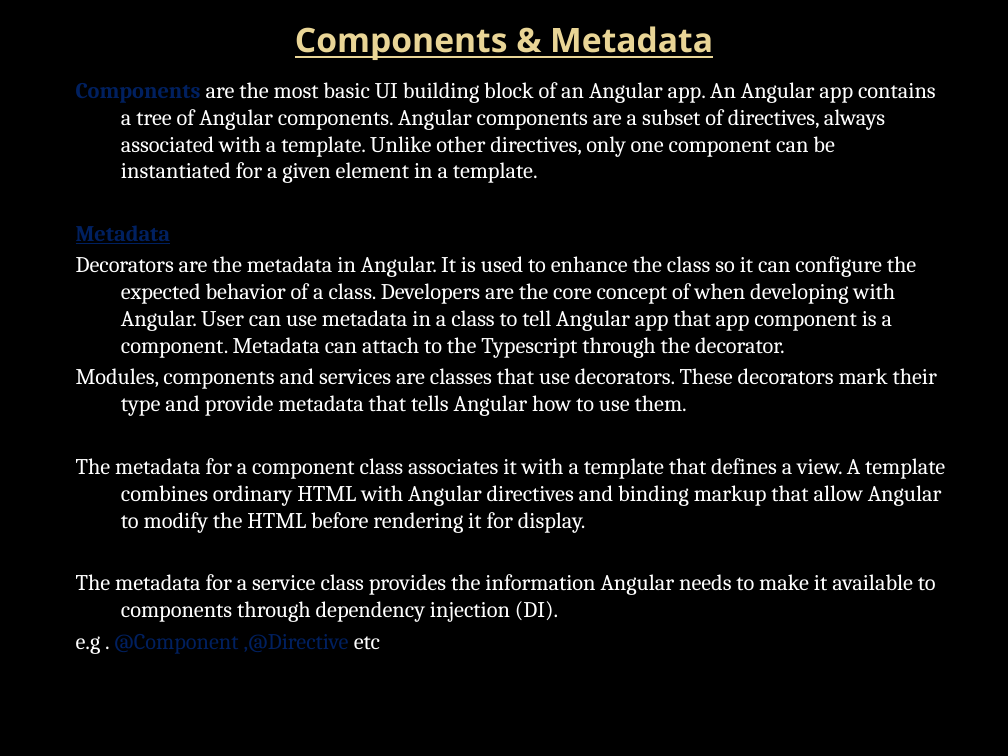
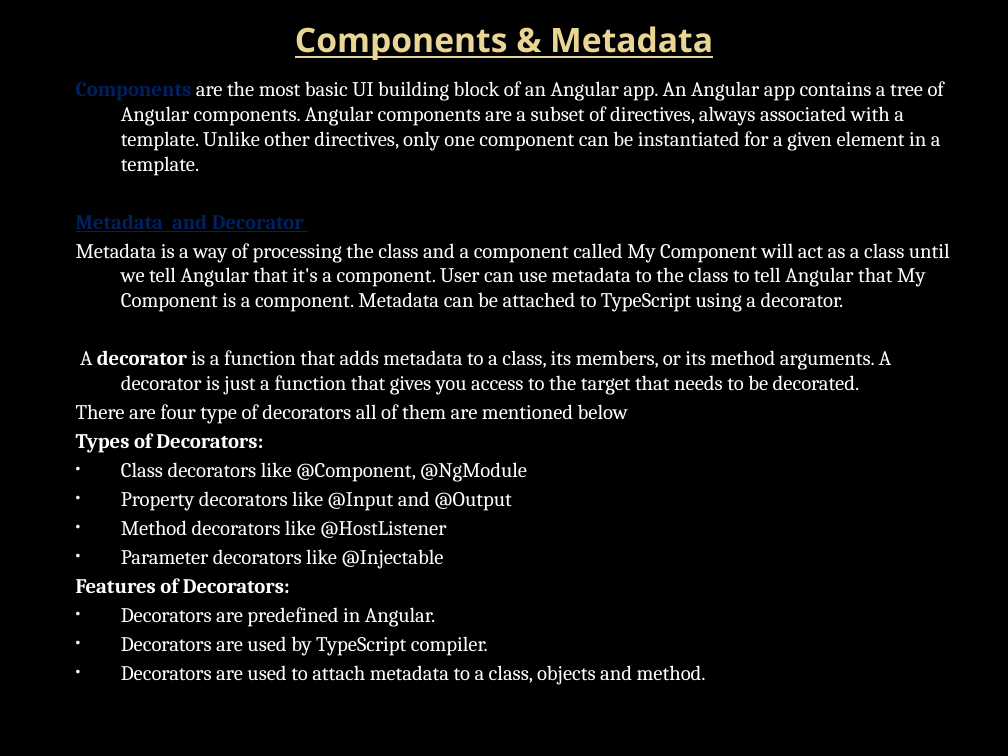
Before and after one commit to dsuro/angular-training, a slide deck: slide 12 of src/assets/ppt/Angular Traning_v2.pptx. Drawn at 1008x756 pixels with LibreOffice and Linux fonts; fonts in the diff are those of the drawing; background and template pictures are left out. Boxes give left, top, right and bottom in pixels: in the first picture for what was removed or moved away, otherwise in the second. Text is boxed around its words. In the diff, an @@ line names an element or a change of style, - is before the commit and + after.

Commit message:
File updated

```diff
--- a/src/assets/ppt/Angular Traning_v2.pptx
+++ b/src/assets/ppt/Angular Traning_v2.pptx
@@ text at (121, 81, 944, 176): size 16 to 14.8 pt in "Components are the most basic UI building ..." @@
@@ text at (76, 243, 950, 685): text changed; size 16 to 14.8 pt @@
-Metadata
-Decorators are the metadata in Angular. It is used to enhance the class so it can configure the expected behavior of a class. Developers are the core concept of when developing with Angular. User can use metadata in a class to tell Angular app that app component is a component. Metadata can attach to the Typescript through the decorator.
-Modules, components and services are classes that use decorators. These decorators mark their type and provide metadata that tells Angular how to use them.
-The metadata for a component class associates it with a template that defines a view. A template combines ordinary HTML with Angular directives and binding markup that allow Angular to modify the HTML before rendering it for display.
-The metadata for a service class provides the information Angular needs to make it available to components through dependency injection (DI).
-e.g . @Component ,@Directive etc
+Metadata and Decorator
+Metadata is a way of processing the class and a component called My Component will act as a class until we tell Angular that it's a component. User can use metadata to the class to tell Angular that My Component is a component. Metadata can be attached to TypeScript using a decorator.
+A decorator is a function that adds metadata to a class, its members, or its method arguments. A decorator is just a function that gives you access to the target that needs to be decorated.
+There are four type of decorators all of them are mentioned below
+Types of Decorators:
+• Class decorators like @Component, @NgModule
+• Property decorators like @Input and @Output
+• Method decorators like @HostListener
+• Parameter decorators like @Injectable
+Features of Decorators:
+• Decorators are predefined in Angular.
+• Decorators are used by TypeScript compiler.
+• Decorators are used to attach metadata to a class, objects and method.
```
Also in this commit, not shown: 4 other slides changed.
